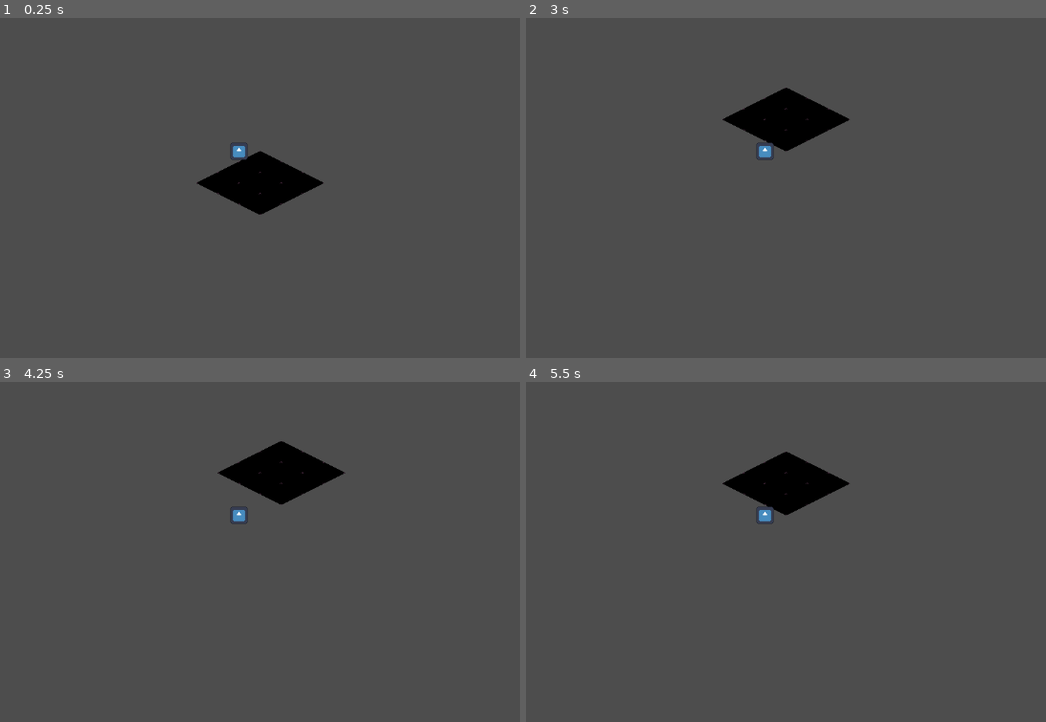
Above: before the commit, frames 1-4 (two rows, left to right).
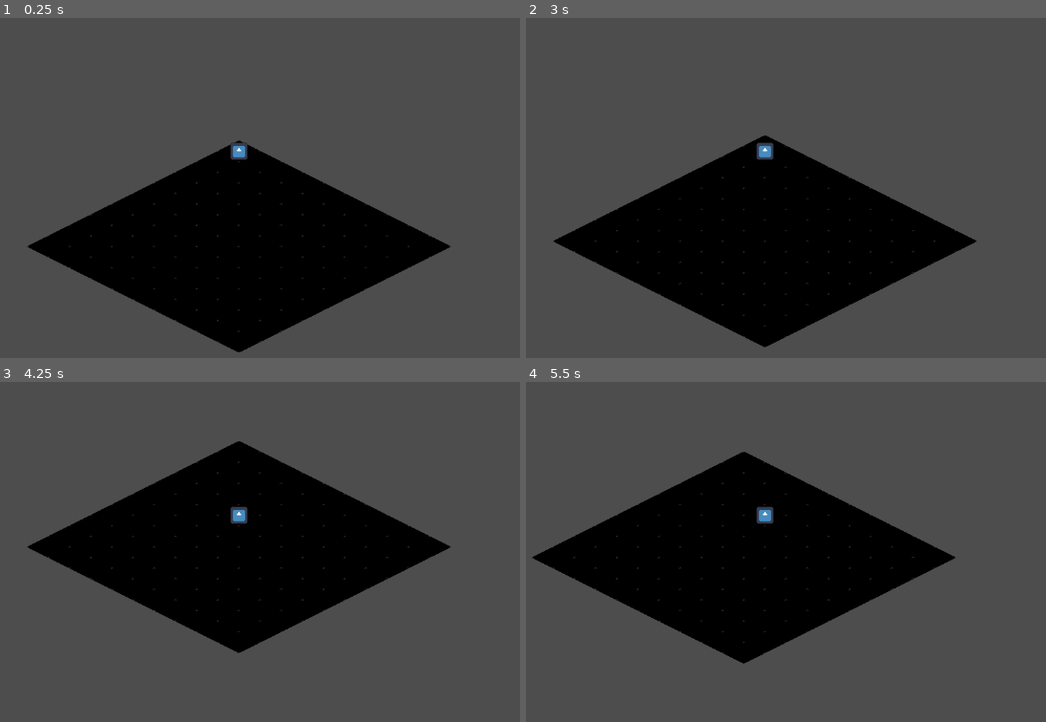
Above: after the commit, the same moments.

Repository: CTHendricks/RPG
Game: Godot game, scene res://scenes/main.tscn
Same seed, same stepped clock (60 frames per second), same inputs: the game is played once before the commit and once after it. The engine's default icon, where the game draws it, is replaced by a stand-in: a white triangle on a blue panel in a dark square.
Inputs (mouse positions are in pixels of both pictures, inside the frame that each line leads up to):
- Up to frame 1 (0.25 s): no input
- Up to frame 2 (3 s): tap Enter at 0.5, 2 s; move the mouse to (931, 130) at 0.52 s; click (931, 130) at 0.67 s; tap Space at 1.25, 2.75 s; move the mouse to (614, 171) at 1.27 s; click (614, 171) at 1.42 s; move the mouse to (843, 55) at 2.02 s; click (843, 55) at 2.17 s; move the mouse to (728, 235) at 2.77 s; click (728, 235) at 2.92 s
- Up to frame 3 (4.25 s): move the mouse to (468, 579) at 3.52 s; click (468, 579) at 3.67 s
- Up to frame 4 (5.5 s): tap Enter at 4.25 s; move the mouse to (536, 450) at 4.27 s; click (536, 450) at 4.42 s; tap Space at 5 s; move the mouse to (801, 514) at 5.02 s; click (801, 514) at 5.17 s

The runs differ from the first frame. In frame 1, 23% of the frame differs, in the area x 5-87%, y 35-99%; in frame 2, 28%, in the area x 5-87%, y 20-97%; in frame 3, 25%; in frame 4, 25%.

Commit message:
PATHFINDING-002:
Okay I think I fucked that up and also pushed this up to the wrong branch sadly. trying again.

Diff:
--- a/scripts/grid_tile_map.gd
+++ b/scripts/grid_tile_map.gd
@@ -5,13 +5,13 @@
 const TILE_W: int = 64
 const TILE_H: int = 32
 
-const DUNGEON_ORIGIN = Vector2.ZERO
+const DUNGEON_ORIGIN = Vector2(TILE_W/2.0, TILE_H/2.0)
 
 enum TileFlag {
-	WALKABLE,
-	WALL,
-	DOOR,
-	OBJECT
+    WALKABLE,
+    WALL,
+    DOOR,
+    OBJECT
 }
 
 var location_id: String = ""
@@ -23,73 +23,73 @@
 var tile_data: Array = []
 
 class TileCell:
-	var flag: int = TileFlag.WALKABLE
-	var monster_id: int = -1
-	var item_id: int = -1
-	var object_id: int = -1
+    var flag: int = TileFlag.WALKABLE
+    var monster_id: int = -1
+    var item_id: int = -1
+    var object_id: int = -1
 
 
 func _ready() -> void:
-	_init_map()
+    _init_map()
 
 
 func _init_map() -> void:
-	map_width = 10
-	map_height = 10
-	tile_data.resize(map_width)
-	for x in map_width:
-		tile_data[x] = []
-		tile_data[x].resize(map_height)
-		for y in map_height:
-			tile_data[x][y] = TileCell.new()
+    map_width = 10
+    map_height = 10
+    tile_data.resize(map_width)
+    for x in map_width:
+        tile_data[x] = []
+        tile_data[x].resize(map_height)
+        for y in map_height:
+            tile_data[x][y] = TileCell.new()
 
-	astar.region = Rect2i(0, 0, map_width, map_height)
-	astar.cell_size = Vector2(1, 1)
-	astar.diagonal_mode = AStarGrid2D.DIAGONAL_MODE_AT_LEAST_ONE_WALKABLE
-	astar.update()
+    astar.region = Rect2i(0, 0, map_width, map_height)
+    astar.cell_size = Vector2(1, 1)
+    astar.diagonal_mode = AStarGrid2D.DIAGONAL_MODE_AT_LEAST_ONE_WALKABLE
+    astar.update()
 
-	for x in map_width:
-		for y in map_height:
-			var cell: TileCell = tile_data[x][y]
-			if cell.flag != TileFlag.WALKABLE:
-				astar.set_point_solid(Vector2i(x, y), true)
+    for x in map_width:
+        for y in map_height:
+            var cell: TileCell = tile_data[x][y]
+            if cell.flag != TileFlag.WALKABLE:
+                astar.set_point_solid(Vector2i(x, y), true)
 
 func get_move_path(from: Vector2i, to: Vector2i) -> Array[Vector2i]:
-	if not astar.is_in_boundsv(from) or not astar.is_in_boundsv(to):
-		return []
-	return astar.get_id_path(from, to)
+    if not astar.is_in_boundsv(from) or not astar.is_in_boundsv(to):
+        return []
+    return astar.get_id_path(from, to)
 
 func is_walkable(tile: Vector2i) -> bool:
-	if tile.x < 0 or tile.x >= map_width: return false
-	if tile.y < 0 or tile.y >= map_height: return false
+    if tile.x < 0 or tile.x >= map_width: return false
+    if tile.y < 0 or tile.y >= map_height: return false
 
-	var cell: TileCell = tile_data[tile.x][tile.y]
+    var cell: TileCell = tile_data[tile.x][tile.y]
 
-	return cell.flag == TileFlag.WALKABLE
+    return cell.flag == TileFlag.WALKABLE
 
 func get_monster_at(tile: Vector2i) -> int:
-	return tile_data[tile.x][tile.y].monster_id
+    return tile_data[tile.x][tile.y].monster_id
 
 func get_item_at(tile: Vector2i) -> int:
-	return tile_data[tile.x][tile.y].item_id
+    return tile_data[tile.x][tile.y].item_id
 
 func get_object_at(tile: Vector2i) -> int:
-	return tile_data[tile.x][tile.y].object_id
+    return tile_data[tile.x][tile.y].object_id
 
 func world_to_tile(world_pos: Vector2) -> Vector2i:
-	var adjusted = world_pos - DUNGEON_ORIGIN
+    var adjusted = world_pos - DUNGEON_ORIGIN
 
-	var tile_x: int = int(floor(adjusted.x / TILE_W + adjusted.y / TILE_H))
-	var tile_y: int = int(floor(adjusted.y / TILE_H - adjusted.x / TILE_W))
+    var tile_x: int = int(floor(adjusted.x / TILE_W + adjusted.y / TILE_H))
+    var tile_y: int = int(floor(adjusted.y / TILE_H - adjusted.x / TILE_W))
 
-	return Vector2i(tile_x, tile_y)
+    return Vector2i(tile_x, tile_y)
 
 func tile_to_world(tile: Vector2i) -> Vector2:
-	return Vector2(
-		(tile.x - tile.y) * (TILE_W / 2.0),
-		(tile.x + tile.y) * (TILE_H / 2.0)
-	) + DUNGEON_ORIGIN
+    return Vector2(
+        (tile.x - tile.y) * (TILE_W / 2.0),
+        (tile.x + tile.y) * (TILE_H / 2.0)
+    ) + DUNGEON_ORIGIN
 
 func is_in_bounds(tile: Vector2i) -> bool:
-	return tile.x >= 0 and tile.x < map_width \
-	   and tile.y >= 0 and tile.y < map_height
+    return tile.x >= 0 and tile.x < map_width \
+       and tile.y >= 0 and tile.y < map_height
--- a/scripts/main.gd
+++ b/scripts/main.gd
@@ -9,10 +9,18 @@
 
 func _ready() -> void:
 	player.setup(grid_tile_map)
+	player.position = Vector2(32.0, 16.0)
 	map_manager.setup(floor)
-	map_manager.render_tiles(["...",
-	"...",
-	"..."])
+	map_manager.render_tiles(["..........",
+	"..........",
+	"..........",
+	"..........",
+	"..........",
+	"..........",
+	"..........",
+	"..........",
+	"..........",
+	".........."])
 
 func _process(delta: float) -> void:
 	pass
--- a/scripts/player.gd
+++ b/scripts/player.gd
@@ -12,6 +12,8 @@
 	INTERACT
 }
 
+var move_speed = 120
+
 var current_cursor_action: Action = Action.NONE
 var current_cursor_x: int = -1
 var current_cursor_y: int = -1
@@ -19,9 +21,15 @@
 var path_array: Array[Vector2i] = []
 var path_index: int = 0
 
+var current_tile = Vector2i.ZERO
+var next_tile = Vector2i.ZERO
+
+var target_position: Vector2
+var is_walking: bool = false
+
 
 func _physics_process(delta: float) -> void:
-	_tick_walk()
+	_tick_walk(delta)
 
 
 func _unhandled_input(event: InputEvent) -> void:
@@ -68,19 +76,49 @@
 
 
 func _run_pathfind(target_tile: Vector2i) -> void:
-	var from_tile = get_current_tile()
+	var from_tile = next_tile
+	print(current_tile, next_tile, target_position)
 	path_array = grid_tile_map.get_move_path(from_tile, target_tile)
+	print(path_array)
 	path_index = 0
 
+	if path_array.size() > 0 and path_array[0] == from_tile:
+		path_index = 1
 
-func _tick_walk() -> void:
-	if path_index >= path_array.size():
+	if not is_walking:
+		_advance_to_next_tile()
+
+
+func _tick_walk(delta: float) -> void:
+	if not is_walking:
 		return
 
-	var next_tile = path_array[path_index]
+	var remaining_distance = move_speed * delta
+
+	while remaining_distance > 0.0 and is_walking:
+		var distance_to_target = global_position.distance_to(target_position)
+
+		if remaining_distance >= distance_to_target:
+			global_position = target_position
+			current_tile = next_tile
+			remaining_distance -= distance_to_target
+			_advance_to_next_tile()
+		else:
+			global_position = global_position.move_toward(target_position, remaining_distance)
+			remaining_distance = 0.0
+
+func _advance_to_next_tile():
+	if path_index >= path_array.size():
+		is_walking = false
+		target_position = current_tile
+		return
+
+	next_tile = path_array[path_index]
 	path_index += 1
-	position = grid_tile_map.tile_to_world(next_tile)
+
+	target_position = grid_tile_map.tile_to_world(next_tile)
+	is_walking = true
 
 
 func get_current_tile() -> Vector2i:
-	return grid_tile_map.world_to_tile(global_position)
+	return current_tile
Not shown, changed: .DS_Store
